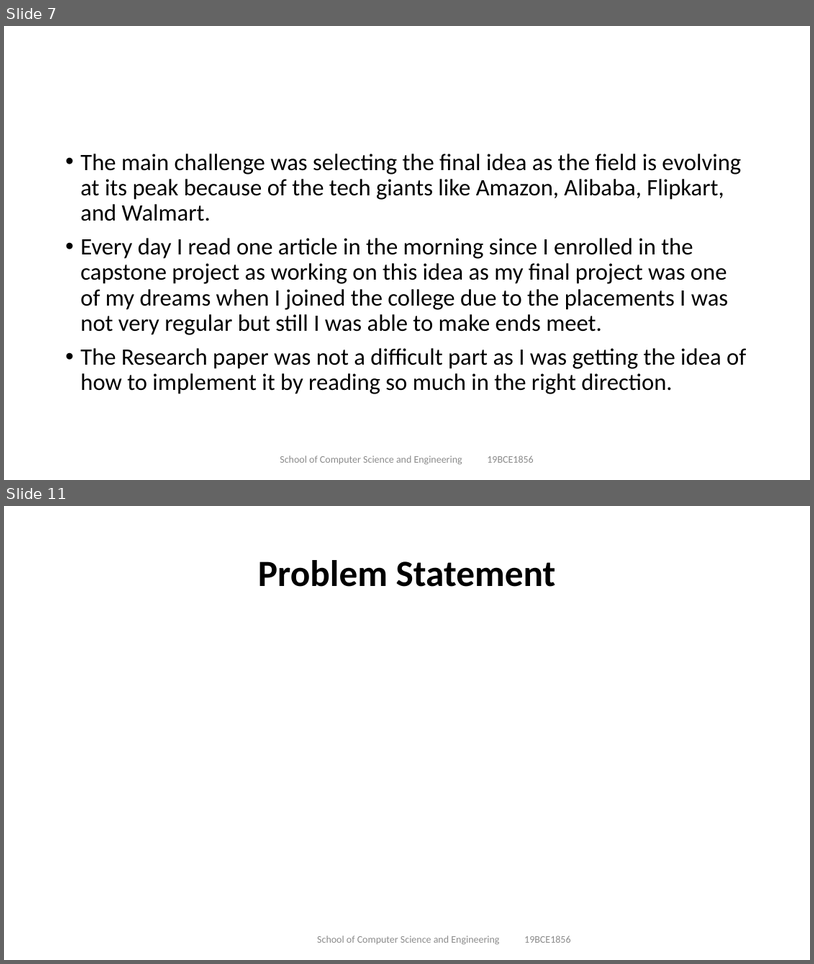
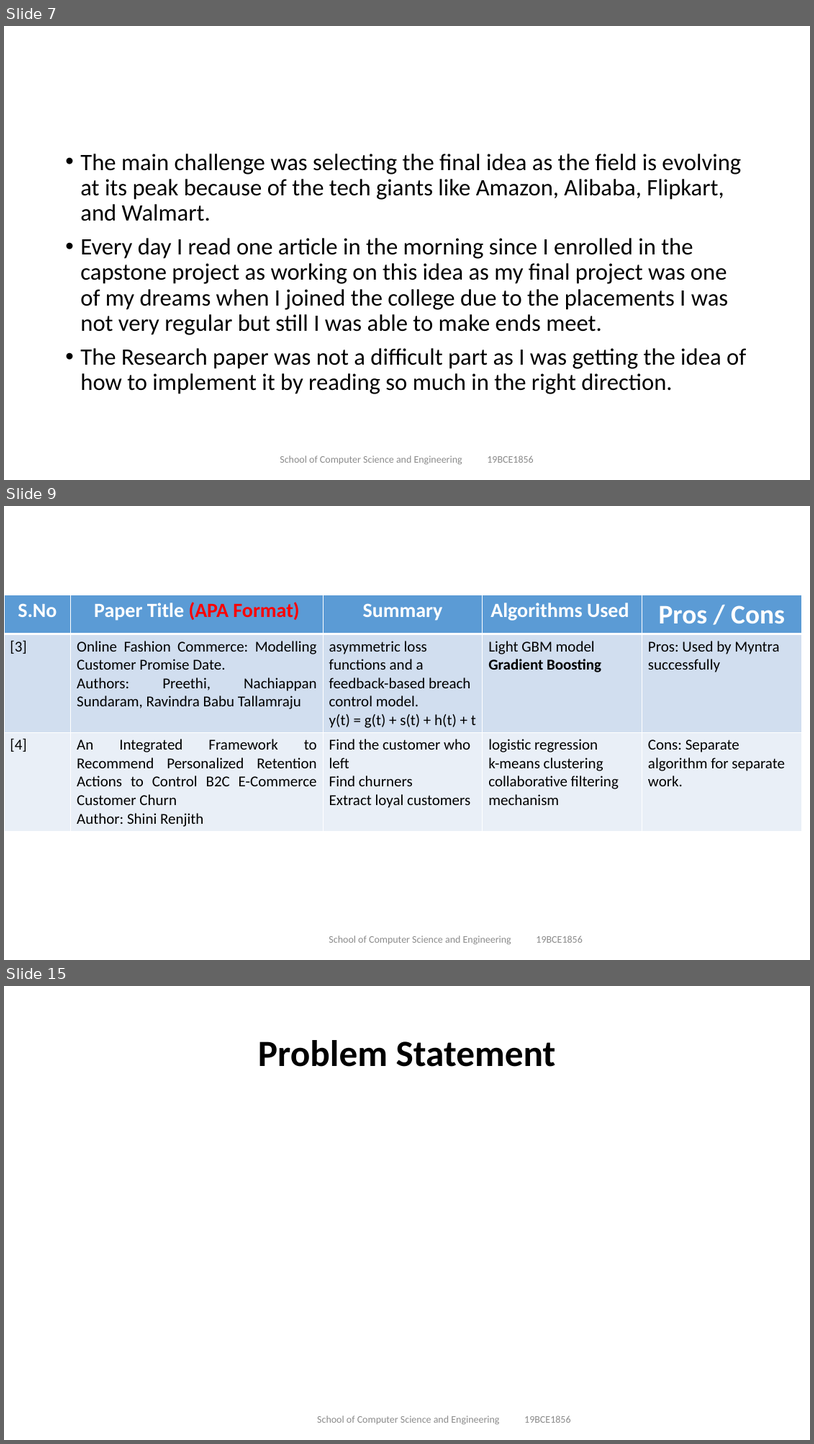
Before and after one commit to tusharmaurya267/E-commerce-Research-paper, a slide deck: CAPSTONE PROJECT REVIEW 1 PPT.pptx. Shown one above the other, each under a label of ours: slides 7 and 11 before the commit, slides 7, 9 and 15 after it; the slides between them are not shown. The pictures are 814x964 and 814x1444 pixels, drawn with LibreOffice and Linux fonts; fonts in the diff are those of the drawing. Boxes give left, top, right and bottom in pixels: in the first picture for what was removed or moved away, otherwise in the second. Text is boxed around its words. In the diff, an @@ line names an element or a change of style, - is before the commit and + after.

```diff
--- a/CAPSTONE PROJECT REVIEW 1 PPT.pptx
+++ b/CAPSTONE PROJECT REVIEW 1 PPT.pptx
@@ slide 9 added at <box>4,506,810,960</box>, background #FFFFFF @@
@@ table added at <box>4,595,802,845</box>, 3 rows, 5 columns @@
+S.No | Paper Title (APA Format) | Summary | Algorithms Used | Pros / Cons
+[3] | Online Fashion Commerce: Modelling Customer Promise Date. / Authors: Preethi, Nachiappan Sundaram, Ravindra Babu Tallamraju | asymmetric loss functions and a feedback-based breach control model. / y(t) = g(t) + s(t) + h(t) + t | Light GBM model / Gradient Boosting | Pros: Used by Myntra successfully
+[4] | An Integrated Framework to Recommend Personalized Retention Actions to Control B2C E-Commerce Customer Churn / Author: Shini Renjith | Find the customer who left / Find churners / Extract loyal customers | logistic regression / k-means clustering / collaborative filtering mechanism | Cons: Separate algorithm for separate work.
@@ text added at <box>329,935,582,944</box>, 12 pt, text #8C8C8C @@
+School of Computer Science and Engineering 19BCE1856
@@ what was slide 11 is now slide 15 @@
```
Also in this commit, not shown: 8 slides changed, 4 other slides added, 1 slide removed, 1 other file.
